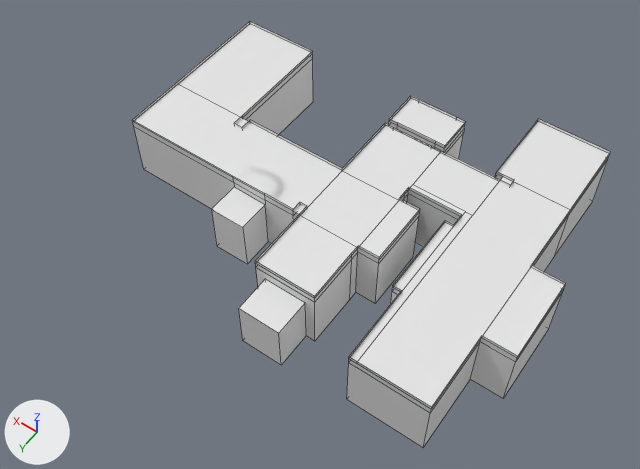
An edit to the FBX model Assets/Base/Models/Base2.fbx, drawn before and after from the same camera.
Before and after are seen from a camera (50 mm lens) standing at (-17.6, 27.9, 43.8) and looking at (1.6, 1.0, 1.4). Arrows for +X, +Y and +Z are at lower left; the lights stay in place. The older version comes first. Mesh edges are drawn as thin lines. Vertices at exactly the same position are counted once.
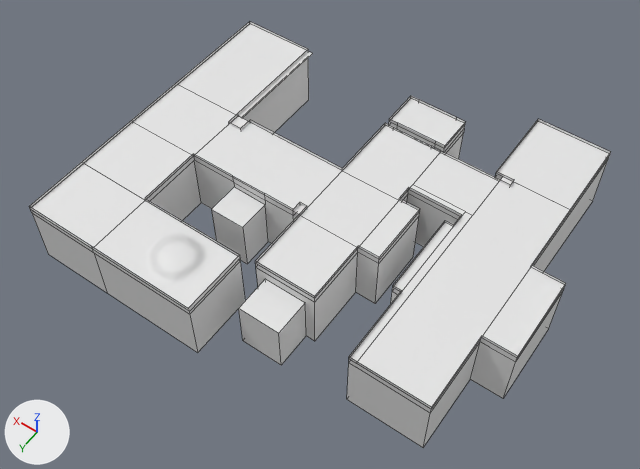
What changed in the scene script:
```text
Change me_plane_004:
    used by ob_plane_004; location = (0.0, 0.0, 4.4)
    verts and faces of me_plane_004; kept vertices keep their numbers, new ones are numbered from 44
    before: 6 (2.0, -1.9, 0.0) at pixel (342, 170), 7 (2.0, 2.4, 0.0) at pixel (300, 215), 10 (9.6, -1.9, 0.0) at pixel (242, 118), 11 (15.0, -1.9, 0.0) at pixel (177, 84), 12 (15.0, 2.4, 0.0) at pixel (132, 121)
    before: 13 (9.6, -9.4, 0.0) at pixel (312, 53), 14 (15.0, -9.4, 0.0) at pixel (249, 23)
    remove me_plane_004.from_pydata(...)  # 44 vertices, 14 faces; spans x -12.5..15.0, y -12.4..8.5, z 0.0
    add me_plane_004.from_pydata(...)  # 52 vertices, 18 faces; spans x -12.5..15.0, y -12.4..11.0, z 0.0
    me_plane_004 part 1
    add delete_faces([(10, 11, 14, 13), (6, 7, 12, 11, 10)])
    add verts[44] = (10.0, -1.9, 0.0)  # pixel (238, 115)
    add verts[45] = (15.0, 6.7, 0.0)  # pixel (83, 163)
    add verts[46] = (2.9, 6.7, 0.0)  # pixel (240, 257)
    add for new, old in zip([47, 48, 49], [44, 45, 46]): verts[new] = verts[old] + (0.0, 4.3, 0.0)
    add verts[50] = (10.0, 11.0, 0.0)  # pixel (92, 248)
    add verts[51] = (10.0, 6.7, 0.0)  # pixel (145, 200)
    add faces += [(10, 44, 11, 14, 13), (6, 7, 47, 44, 10), (11, 44, 47, 12), (12, 47, 51, 45), (45, 51, 50, 48), (46, 49, 50, 51)]
Change me_plane_003:
    used by ob_plane_003; location = (0.0, 0.0, 0.0)
    remove me_plane_003.from_pydata(...)  # 203 vertices, 131 faces; spans x -12.5..15.0, y -12.4..8.9, z 0.0..4.6
    add me_plane_003.from_pydata(...)  # 204 vertices, 138 faces; spans x -12.5..15.0, y -12.4..11.0, z 0.0..4.6
    me_plane_003 part 2
    23 vertices are removed from x -10.4..9.6, y -7.0..3.0, z 0.0..4.6
    31 faces are deleted
    5 vertices in x 9.6, y -9.4..-1.9, z 0.0..4.6 move by (0.4, 0.0, 0.0)
    4 vertices move from x 9.0..9.6, y -1.1, z 4.0..4.6 to x 9.0..10.0, y -1.0, z 4.0..4.6
    18 vertices are added at x 3.0..15.0, y -1.9..11.0, z 0.0..4.6
    6 new vertices lie (0.0, 4.3, 0.0) away from vertices in x 10.0..15.0, y 2.4, z 0.0..4.6
    33 new faces join them, mat_poliigon_concreteworn_8690_4k_003
    5 new faces join them, mat_terrazzoslab018_1k_005
    me_plane_003 part 3: 100 kept faces spanning x -12.5..15.0, y -12.4..8.9, z 0.0..4.6 get new texture (UV) coordinates
```

Location of each change, [x1, y1, x2, y2] in pixels of the pictures (640 x 469 px; the box of a moved part takes in the faces that stretch with it):
'Plane.004', reshaped (22% wider)
    before: [134, 24, 609, 407]
    after: [31, 24, 609, 407]
'Plane.003', reshaped (21% wider)
    before: [132, 21, 611, 447]
    after: [29, 21, 611, 447]
part 1 of me_plane_004, built on
    before: [134, 24, 342, 214]
    after: [31, 24, 342, 311]
part 2 of me_plane_003, moved or reshaped
    before: [132, 22, 610, 341]
    after: [29, 22, 610, 353]
part 3 of me_plane_003, surface changed
    both: [132, 48, 308, 347]
